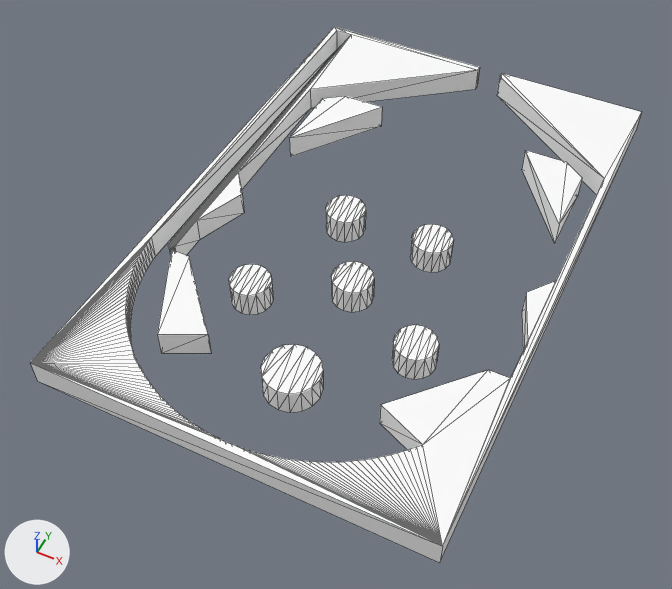
Two versions of the OBJ model data/board-v3.obj, one commit apart.
Before and after are seen from a 50 mm lens placed at (0.394, -1.351, 0.991), pointed at (-0.02, -0.523, -0.043). Arrows for +X, +Y and +Z are at lower left; the lights stay in place. Mesh edges are drawn as thin lines. Where no turn or scale is listed for an object, it has been applied to the vertices. Vertices at the same position are counted once.

Names of what the first picture shows: 'SketchUp.001_ID13.001', 'SketchUp.002_ID21.001', 'SketchUp.003_ID29.001', 'SketchUp.004_ID37', 'SketchUp.005_ID45', 'SketchUp.006_ID53', 'SketchUp.007_ID61', 'SketchUp.008_ID69', 'SketchUp.009_ID77', 'SketchUp_ID3.004'.
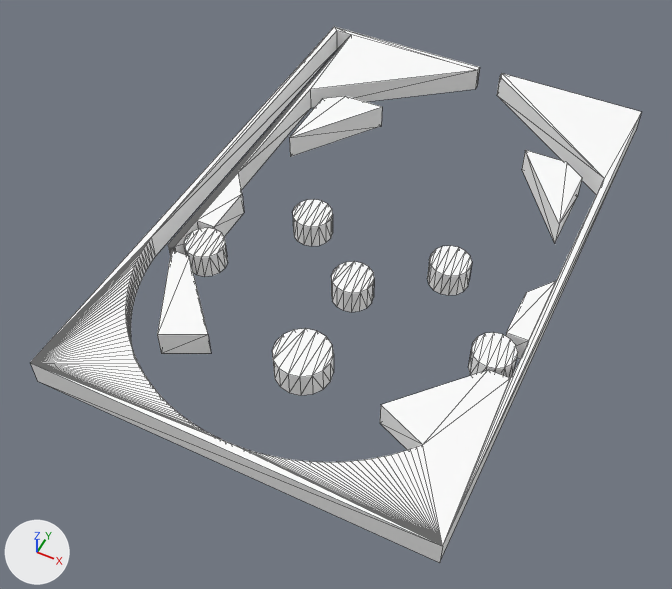
Commit message: use v4 board

Location of each change, [x1, y1, x2, y2] in pixels of the pictures (672 x 589 px):
'SketchUp.004_ID37', deleted
    before: [261, 344, 323, 413]
'SketchUp.004_ID37.002', added
    after: [272, 329, 334, 395]
'SketchUp.005_ID45', deleted
    before: [392, 325, 439, 379]
'SketchUp.006_ID53', deleted
    before: [229, 264, 273, 315]
'SketchUp.007_ID61.002', added
    after: [427, 246, 472, 295]
'SketchUp.009_ID77', deleted
    before: [410, 224, 454, 272]
'SketchUp.008_ID69.002', added
    after: [468, 333, 518, 378]
'SketchUp.009_ID77.002', added
    after: [184, 228, 228, 276]
'SketchUp.006_ID53.002', added
    after: [292, 199, 333, 246]
'SketchUp.008_ID69', deleted
    before: [326, 195, 366, 242]
part 1 of me_sketchup_id3_004, built on
    both: [197, 183, 602, 540]

The edits, one by one:
me_sketchup_id3_004 is used by ob_sketchup_id3_004; location (0.0, 0.0, 0.0).
me_sketchup_id3_004 had 232 vertices, 346 faces and spanned x -0.285..0.285, y -0.87..0.0, z 0.0..0.04.
me_sketchup_id3_004 now has 236 vertices, 353 faces and spans x -0.285..0.285, y -0.87..0.0, z 0.0..0.04.
Part 1, on me_sketchup_id3_004:
8 faces are deleted.
4 vertices are added at (0.245, -0.55, 0.04), (-0.205, -0.55, 0.04), (0.245, -0.55, 0.0), (-0.205, -0.55, 0.0).
15 new faces join them.
Mesh me_sketchup_009_id77_002 is new.
It has 32 vertices, 46 faces and spans x -0.2304..-0.1704, y -0.6142..-0.5542, z 0.0..0.04.
It uses material mat_material_004 (white #ffffff).
Mesh me_sketchup_008_id69_002 is new.
It has 32 vertices, 46 faces and spans x 0.2112..0.2712, y -0.6145..-0.5545, z 0.0..0.04.
It uses material mat_material_004 (white #ffffff).
Mesh me_sketchup_007_id61_002 is new.
It has 32 vertices, 46 faces and spans x 0.1..0.16, y -0.49..-0.43, z 0.0..0.04.
It uses material mat_material_004 (white #ffffff).
Mesh me_sketchup_006_id53_002 is new.
It has 32 vertices, 46 faces and spans x -0.12..-0.06, y -0.49..-0.43, z 0.0..0.04.
It uses material mat_material_004 (white #ffffff).
Mesh me_sketchup_004_id37_002 is new.
It has 32 vertices, 46 faces and spans x -0.02..0.06, y -0.7386..-0.6586, z 0.0..0.04.
It uses material mat_material_004 (white #ffffff).
Object 'SketchUp.004_ID37' (ob_sketchup_004_id37) is deleted.
Object 'SketchUp.005_ID45' (ob_sketchup_005_id45) is deleted.
Object 'SketchUp.006_ID53' (ob_sketchup_006_id53) is deleted.
Object 'SketchUp.008_ID69' (ob_sketchup_008_id69) is deleted.
Object 'SketchUp.009_ID77' (ob_sketchup_009_id77) is deleted.
Object 'SketchUp.009_ID77.002' (ob_sketchup_009_id77_002) is new; it shows me_sketchup_009_id77_002.
Its location is (0.0, 0.0, 0.0).
Object 'SketchUp.008_ID69.002' (ob_sketchup_008_id69_002) is new; it shows me_sketchup_008_id69_002.
Its location is (0.0, 0.0, 0.0).
Object 'SketchUp.007_ID61.002' (ob_sketchup_007_id61_002) is new; it shows me_sketchup_007_id61_002.
Its location is (0.0, 0.0, 0.0).
Object 'SketchUp.006_ID53.002' (ob_sketchup_006_id53_002) is new; it shows me_sketchup_006_id53_002.
Its location is (0.0, 0.0, 0.0).
Object 'SketchUp.004_ID37.002' (ob_sketchup_004_id37_002) is new; it shows me_sketchup_004_id37_002.
Its location is (0.0, 0.0, 0.0).
